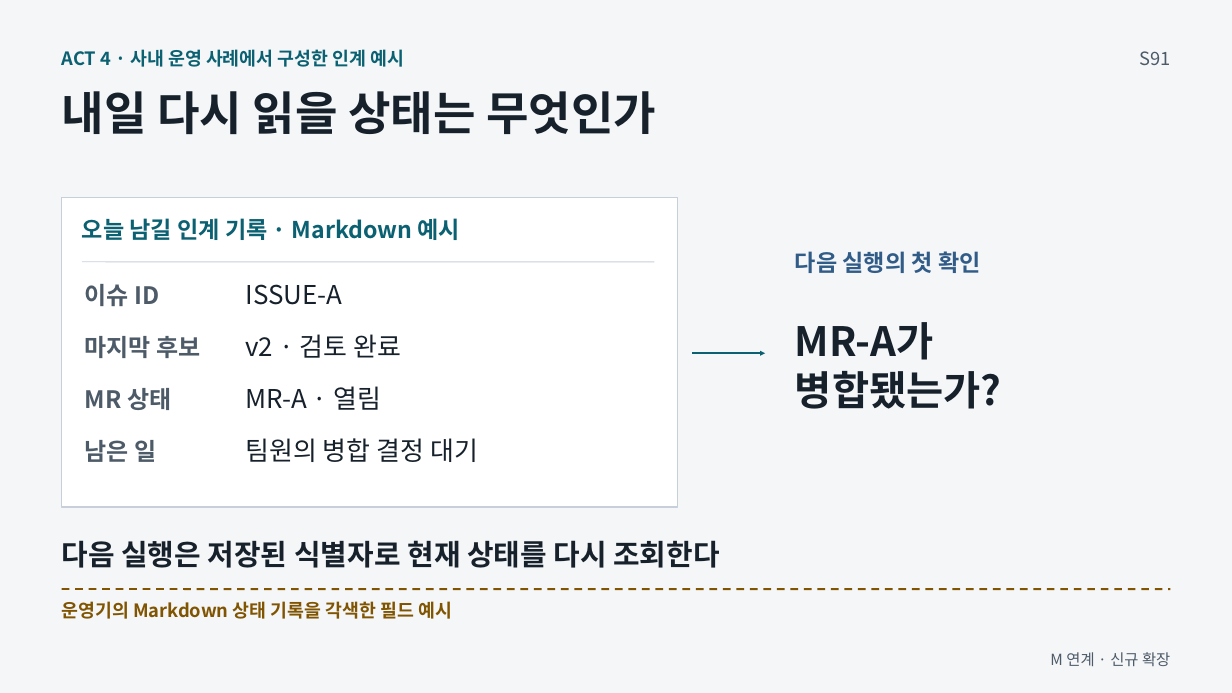
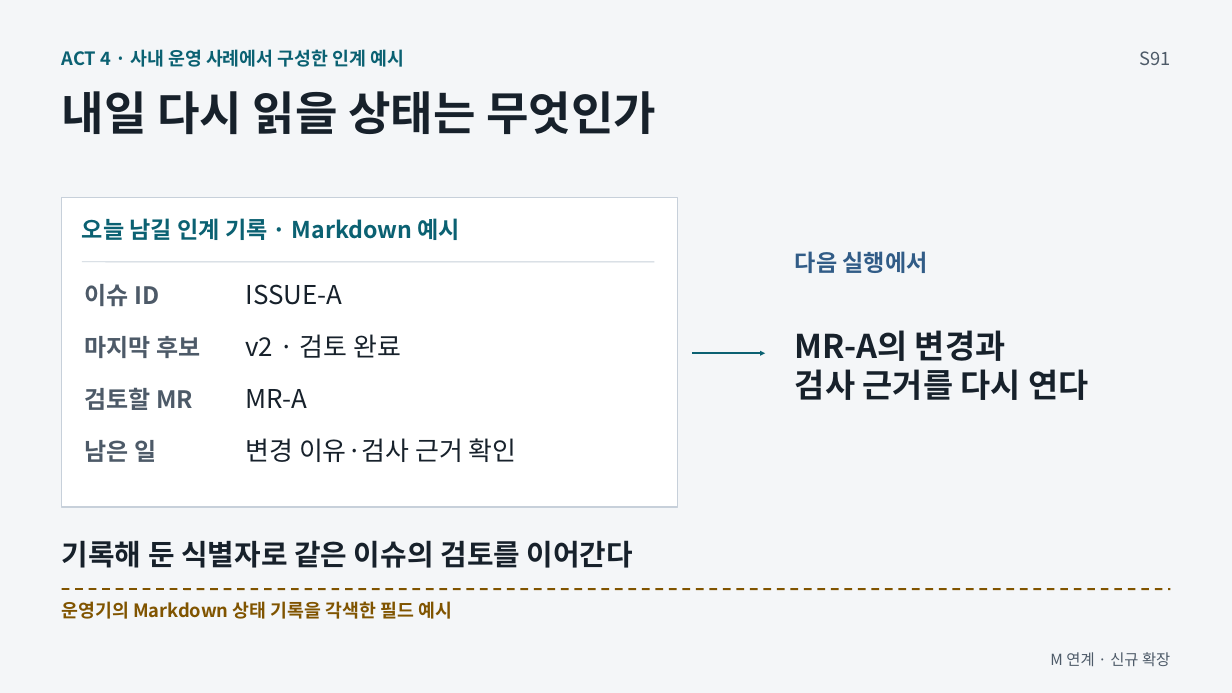
Before and after one commit to GideokKim/ai-dev-training, a slide deck: slide 14 of production/ACT_4.pptx. Drawn at 1232x693 pixels with LibreOffice and Linux fonts; fonts in the diff are those of the drawing. Boxes give left, top, right and bottom in pixels: in the first picture for what was removed or moved away, otherwise in the second. Text is boxed around its words. In the diff, an @@ line names an element or a change of style, - is before the commit and + after.

```diff
--- a/production/ACT_4.pptx
+++ b/production/ACT_4.pptx
@@ text at (795, 251, 928, 273): text changed @@
-다음 실행의 첫 확인
+다음 실행에서
@@ text at (795, 330, 1088, 400): text changed; size 31.5 to 25.5 pt @@
-MR-A가
-병합됐는가?
+MR-A의 변경과
+검사 근거를 다시 연다
@@ text at (85, 387, 193, 410): text changed @@
-MR 상태
+검토할 MR
@@ text at (245, 389, 306, 408): text changed @@
-MR-A · 열림
+MR-A
@@ text at (245, 438, 517, 462): text changed @@
-팀원의 병합 결정 대기
+변경 이유·검사 근거 확인
@@ text at (62, 540, 633, 568): text changed @@
-다음 실행은 저장된 식별자로 현재 상태를 다시 조회한다
+기록해 둔 식별자로 같은 이슈의 검토를 이어간다
```
Also in this commit, not shown: 3 other slides changed, 3 slides added, 3 slides removed, 47 other files.
